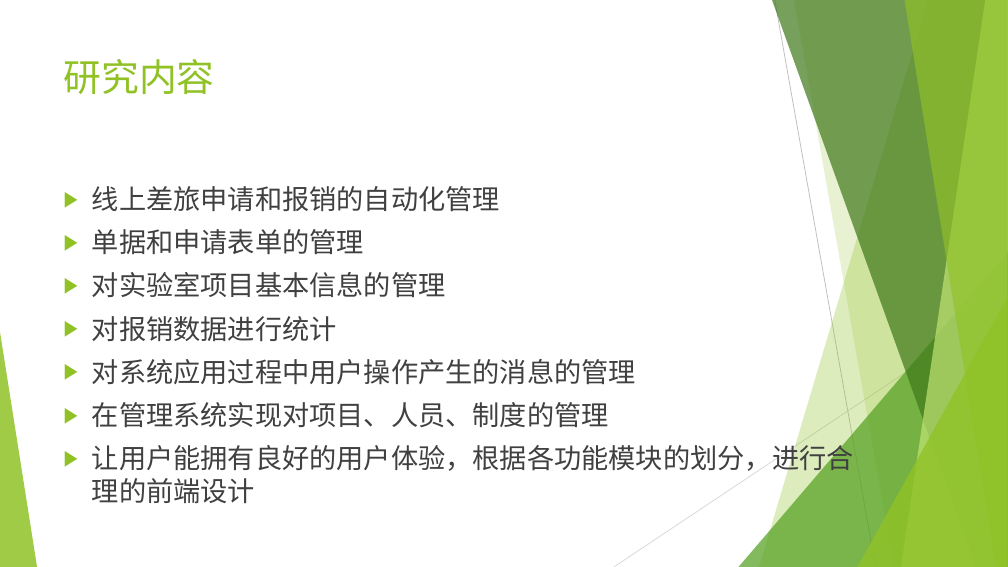
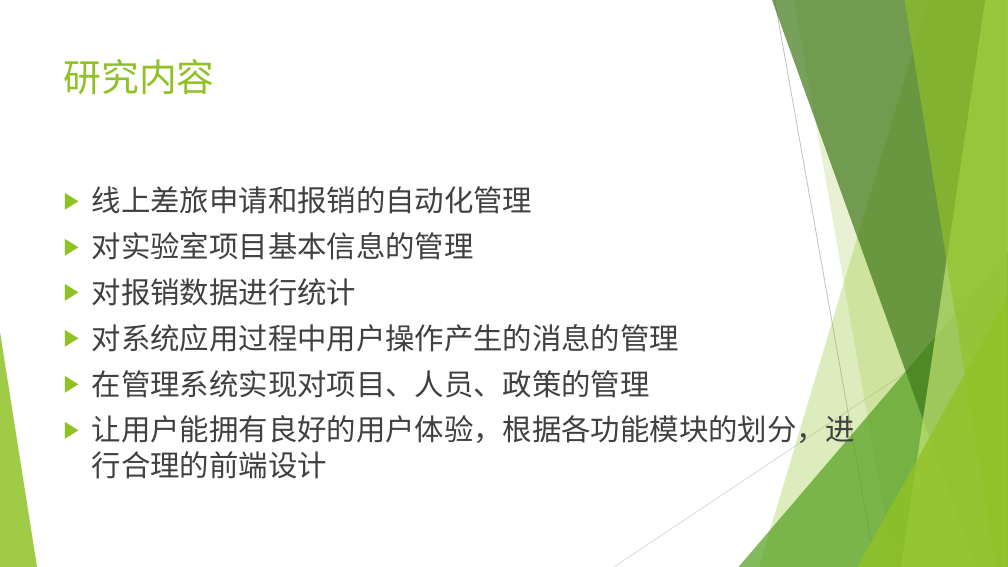
Before and after one commit to firewithwind/TR-System, a slide deck: slide 5 of 相关报告/开题答辩ppt.pptx. Drawn at 1008x567 pixels with LibreOffice and Linux fonts; fonts in the diff are those of the drawing. Boxes give left, top, right and bottom in pixels: in the first picture for what was removed or moved away, otherwise in the second. Text is boxed around its words. In the diff, an @@ line names an element or a change of style, - is before the commit and + after.

```diff
--- a/相关报告/开题答辩ppt.pptx
+++ b/相关报告/开题答辩ppt.pptx
@@ text at (x1=92, y1=186, x2=855, y2=479): size 25.9 to 28 pt in "线上差旅申请和报销的自动化管理", "对实验室项目基本信息的管理", "对报销数据进行统计", "对系统应用过程中用户操作产生的消息的管理" and 1 more places @@
@@ text at (x1=92, y1=229, x2=364, y2=254): paragraph removed @@
-▶ 单据和申请表单的管理
@@ text at (x1=92, y1=370, x2=650, y2=398): text changed; size 25.9 to 28 pt @@
-▶ 在管理系统实现对项目、人员、制度的管理
+▶ 在管理系统实现对项目、人员、政策的管理
```
Also in this commit, not shown: 8 other files.
